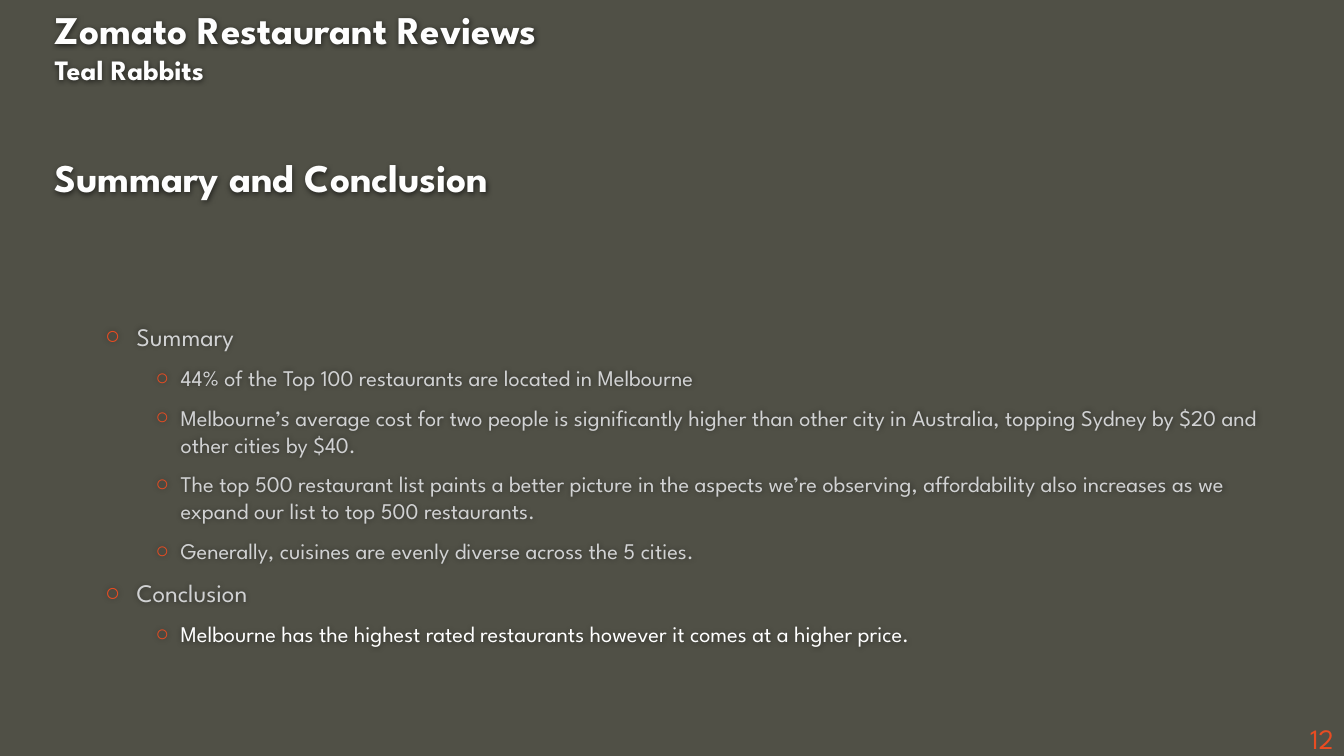
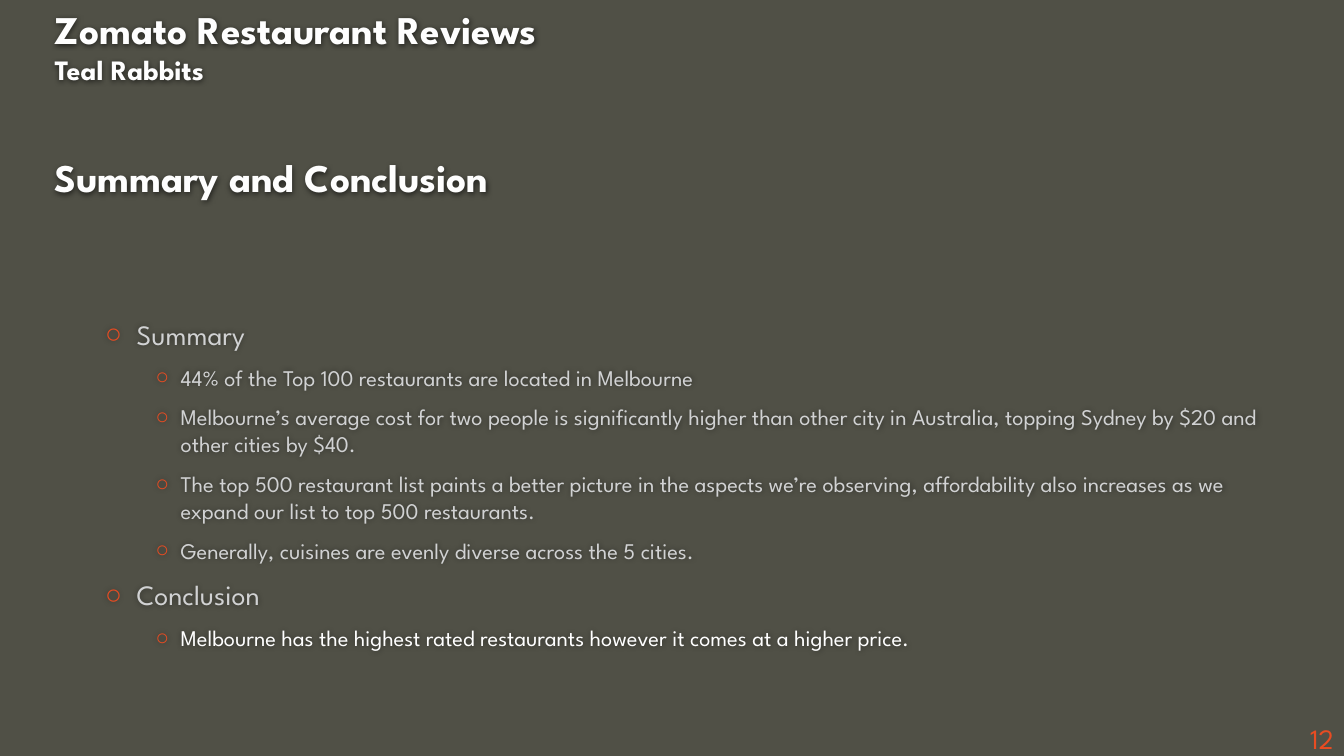
Before and after one commit to ashdrayton/Zomato-Restaurants-Reviews, a slide deck: slide 12 of Final notebooks/Zomato_Presentation_EW_20200712.pptx. Drawn at 1344x756 pixels with LibreOffice and Linux fonts; fonts in the diff are those of the drawing; background and template pictures are left out. Boxes give left, top, right and bottom in pixels: in the first picture for what was removed or moved away, otherwise in the second. Text is boxed around its words. In the diff, an @@ line names an element or a change of style, - is before the commit and + after.

```diff
--- a/Final notebooks/Zomato_Presentation_EW_20200712.pptx
+++ b/Final notebooks/Zomato_Presentation_EW_20200712.pptx
@@ text at (137, 326, 260, 605): size 18 to 20 pt in "Summary", "Conclusion" @@
```
Also in this commit, not shown: 6 other slides changed.
